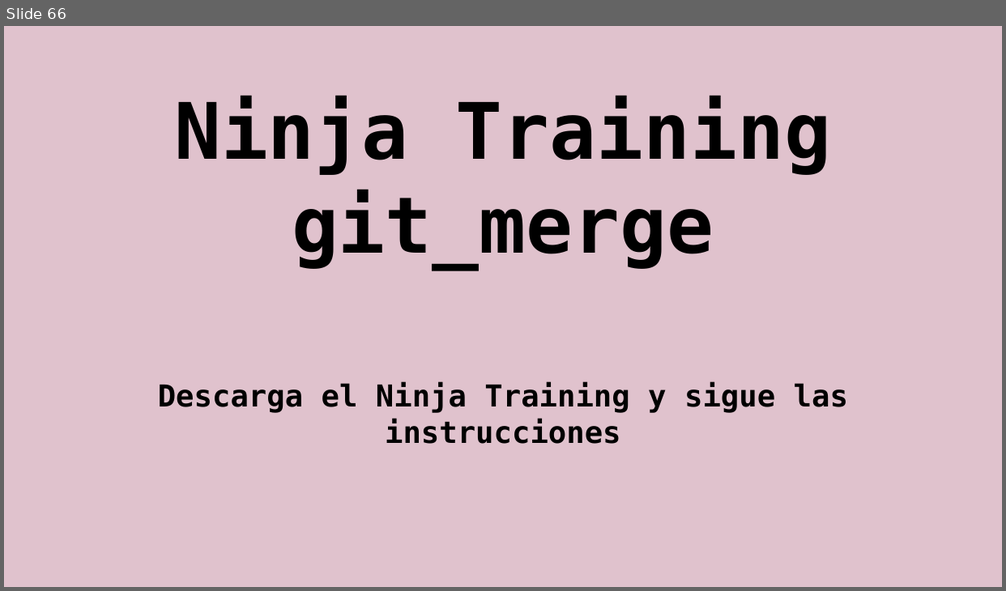
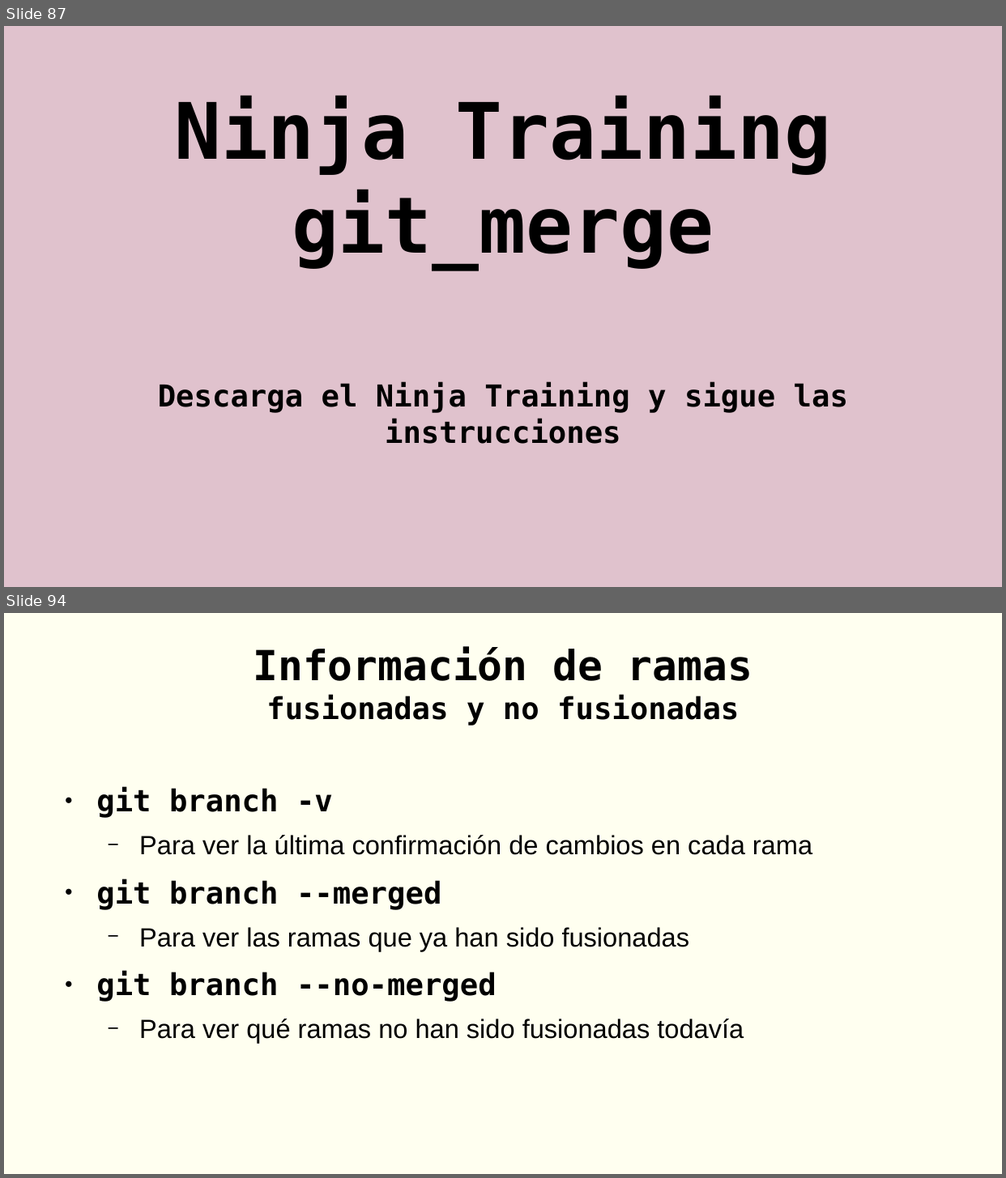
Before and after one commit to rgmf/eed2425, a slide deck: ut/02_control_de_versiones/presentacion/02_git_local.odp. Shown one above the other, each under a label of ours: slide 66 before the commit, slides 87 and 94 after it; the slides between them are not shown. The pictures are 1006x591 and 1006x1178 pixels, drawn with LibreOffice and Linux fonts; fonts in the diff are those of the drawing. Boxes give left, top, right and bottom in pixels: in the first picture for what was removed or moved away, otherwise in the second. Text is boxed around its words. In the diff, an @@ line names an element or a change of style, - is before the commit and + after.

```diff
--- a/ut/02_control_de_versiones/presentacion/02_git_local.odp
+++ b/ut/02_control_de_versiones/presentacion/02_git_local.odp
@@ slide 94 added at bbox=[4, 613, 1002, 1174], background #FFFFF0 @@
@@ title added at bbox=[253, 647, 752, 726], 24 pt, text #000000, bold @@
+Información de ramas
+fusionadas y no fusionadas
@@ text added at bbox=[96, 787, 812, 1043], 21 pt, text #000000 @@
+● git branch -v
+  − Para ver la última confirmación de cambios en cada rama
+● git branch --merged
+  − Para ver las ramas que ya han sido fusionadas
+● git branch --no-merged
+  − Para ver qué ramas no han sido fusionadas todavía
@@ what was slide 66 is now slide 87 @@
```
Also in this commit, not shown: 7 slides changed, 40 other slides added, 24 other files.
